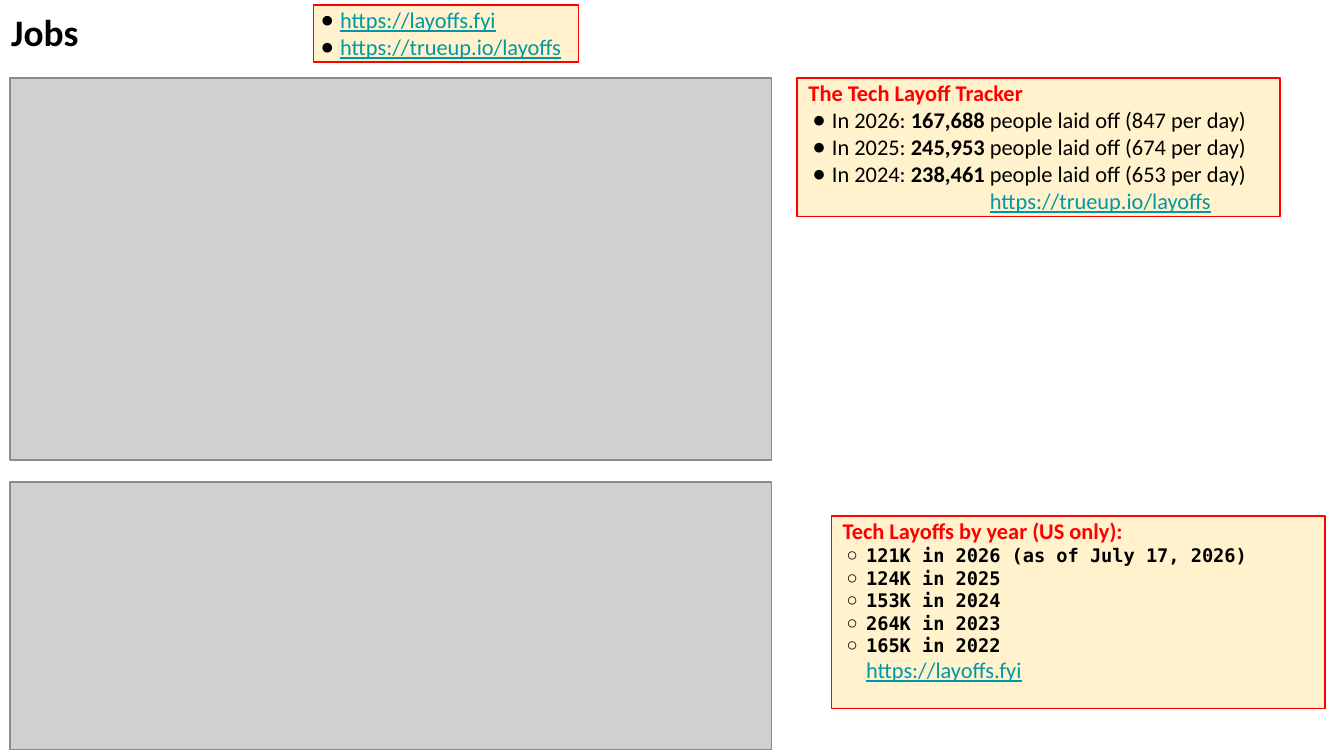
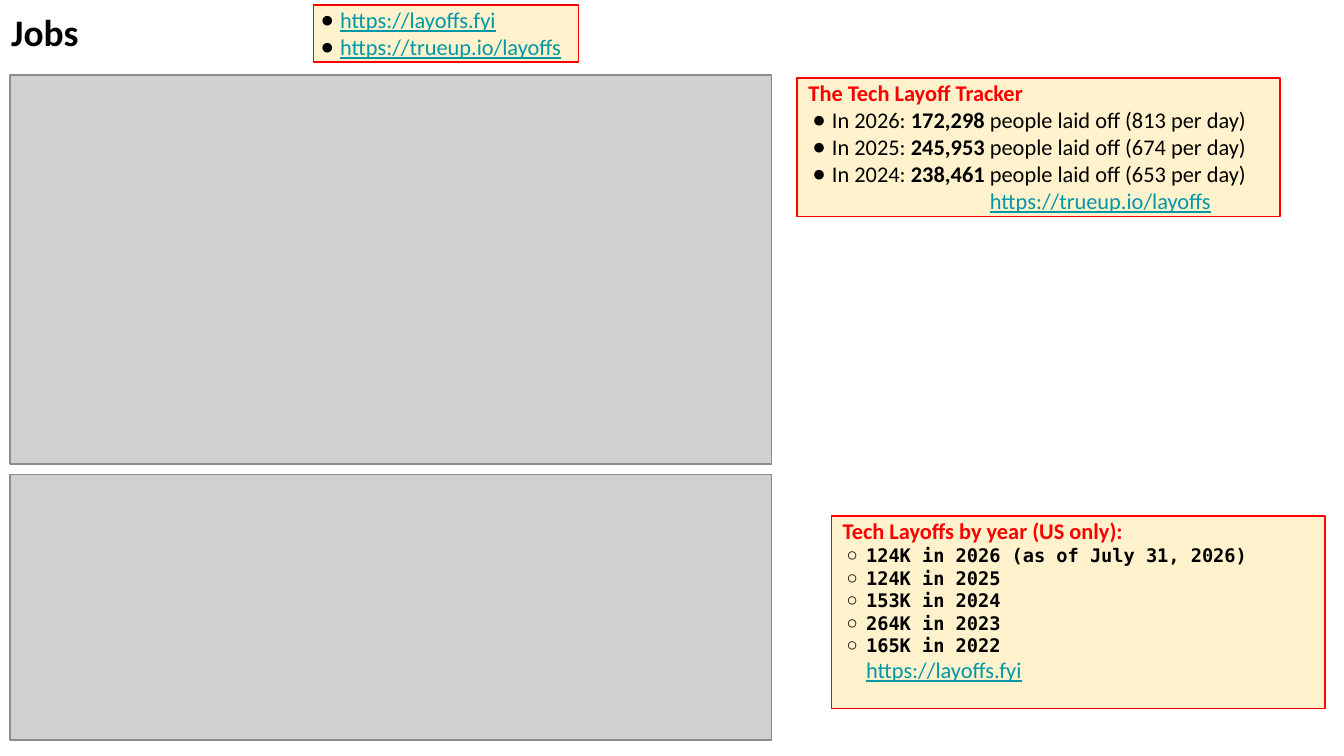
Before and after one commit to lselector/seminar, a slide deck: slide 32 of 2026/2026-07-31-AI-Updates.pptx (slide 30 before the commit). Drawn at 1344x756 pixels with LibreOffice and Linux fonts; fonts in the diff are those of the drawing; grey boxes stand for pictures. Boxes give left, top, right and bottom in pixels: in the first picture for what was removed or moved away, otherwise in the second. Text is boxed around its words. In the diff, an @@ line names an element or a change of style, - is before the commit and + after.

```diff
--- a/2026/2026-07-31-AI-Updates.pptx
+++ b/2026/2026-07-31-AI-Updates.pptx
@@ picture: place and size @@
-picture at (9,78,771,460)
+picture at (9,75,771,464)
@@ text in rectangle at (832,112,1246,132): text changed @@
-● In 2026: 167,688 people laid off (847 per day)
+● In 2026: 172,298 people laid off (813 per day)
@@ picture: place and size @@
-picture at (9,482,771,750)
+picture at (9,474,771,739)
@@ text in rectangle at (866,548,1247,566): text changed @@
-  ○ 121K in 2026 (as of July 17, 2026)
+  ○ 124K in 2026 (as of July 31, 2026)
```
Also in this commit, not shown: 3 other slides changed, 2 slides added.
